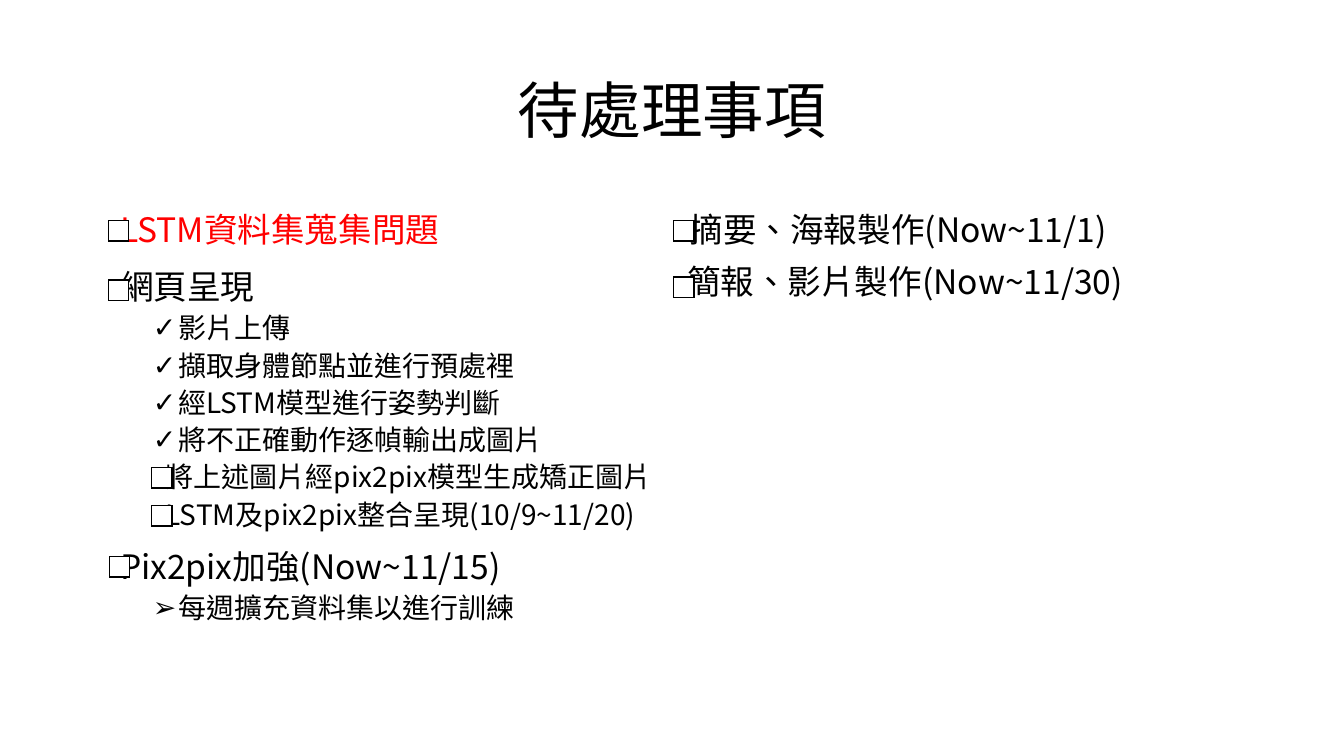
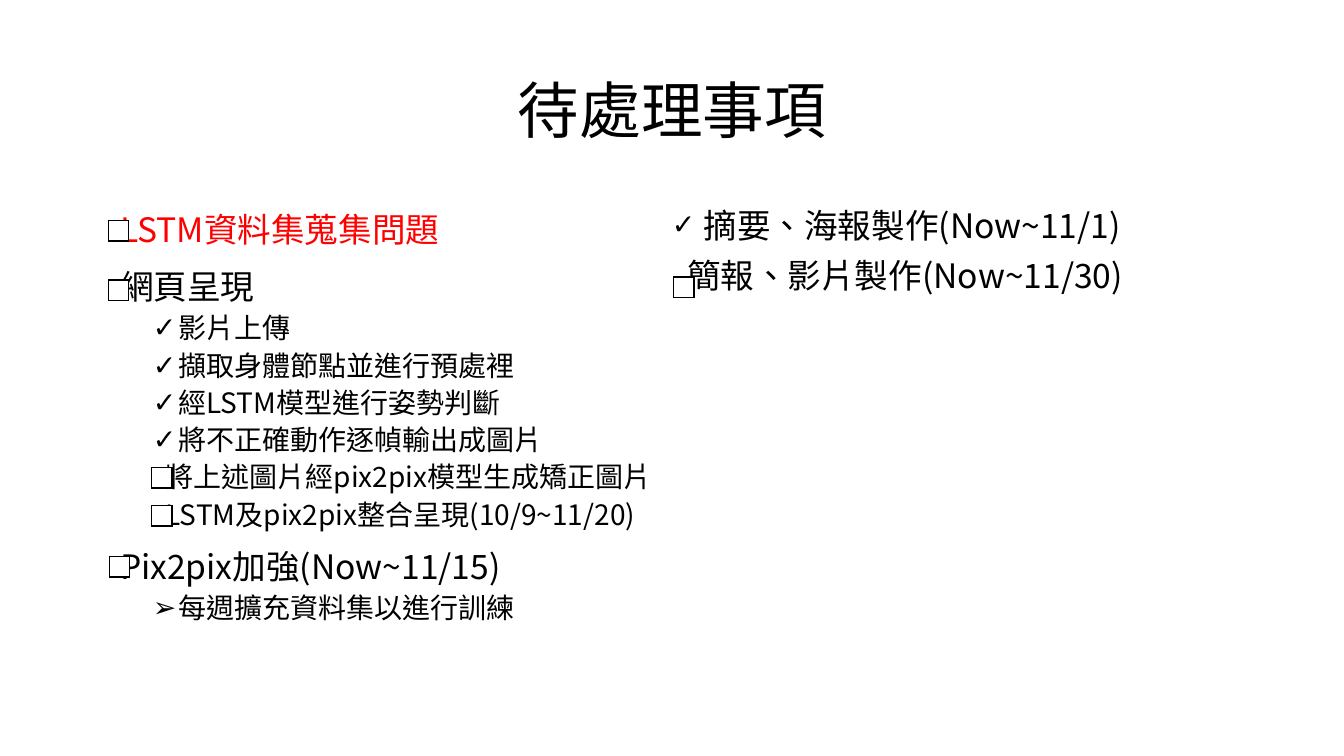
Before and after one commit to mizulun/seatpose-system, a slide deck: slide 3 of week6進度報告.pptx. Drawn at 1344x756 pixels with LibreOffice and Linux fonts; fonts in the diff are those of the drawing. Boxes give left, top, right and bottom in pixels: in the first picture for what was removed or moved away, otherwise in the second. Text is boxed around its words. In the diff, an @@ line names an element or a change of style, - is before the commit and + after.

```diff
--- a/week6進度報告.pptx
+++ b/week6進度報告.pptx
@@ text at [703,209,1120,245]: bullet none to ✓ @@
@@ rectangle removed at [674,221,694,241] @@
```
Also in this commit, not shown: 1 other slide changed, 6 slides added, 1 slide removed.
